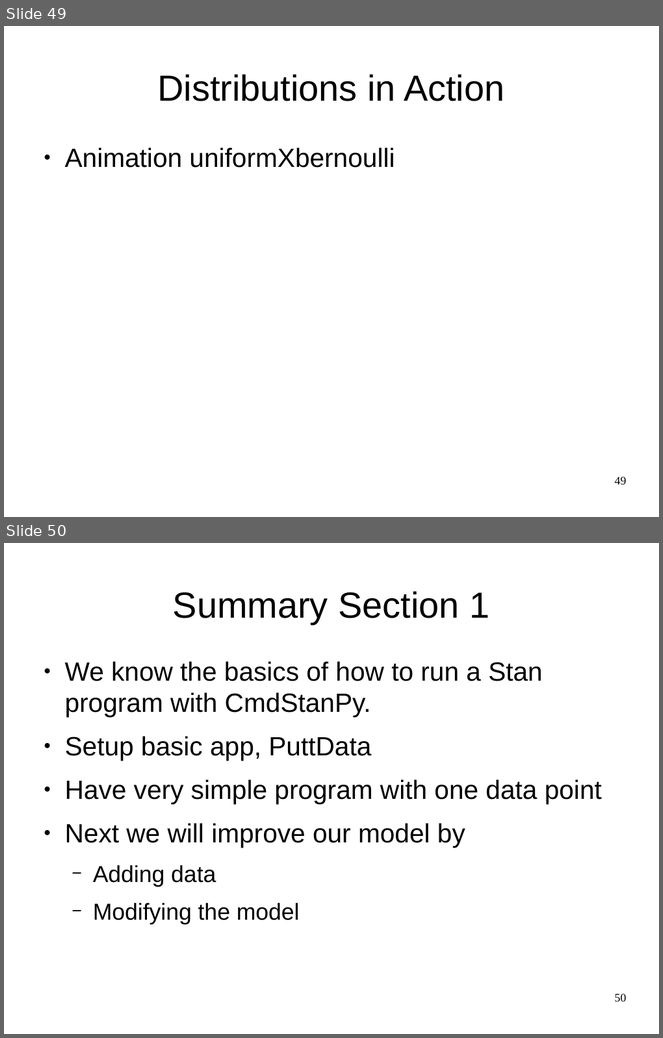
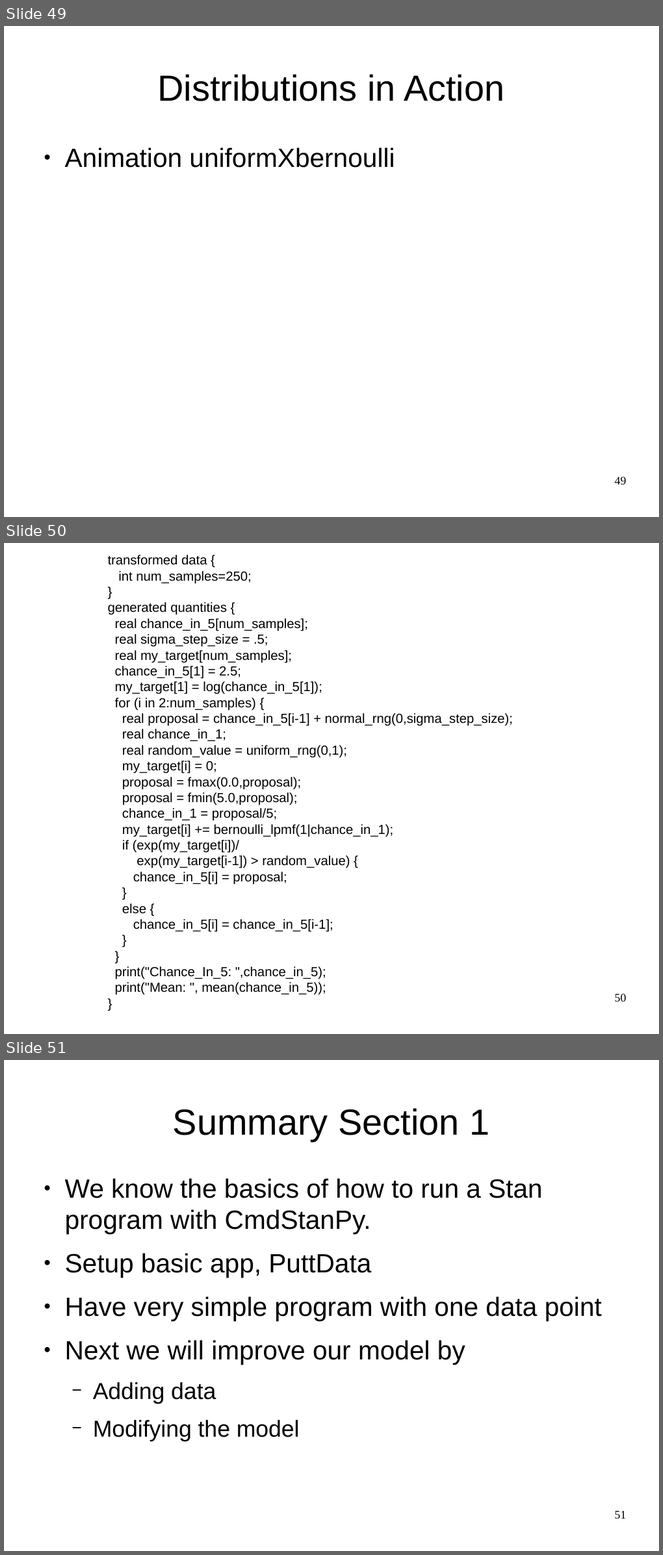
Before and after one commit to breckbaldwin/StanIsThePlanDist, a slide deck: slides/StanIsThePlanPyData.odp. Shown one above the other, each under a label of ours: slides 49 and 50 before the commit, slides 49, 50 and 51 after it. The pictures are 663x1038 and 663x1555 pixels, drawn with LibreOffice and Linux fonts; fonts in the diff are those of the drawing. Boxes give left, top, right and bottom in pixels: in the first picture for what was removed or moved away, otherwise in the second. Text is boxed around its words. In the diff, an @@ line names an element or a change of style, - is before the commit and + after.

```diff
--- a/slides/StanIsThePlanPyData.odp
+++ b/slides/StanIsThePlanPyData.odp
@@ slide 50 added at (4, 543, 659, 1034), background #FFFFFF @@
@@ text added at (108, 555, 513, 995), 16 pt, text #000000 @@
+transformed data {
+int num_samples=250;
+}
+generated quantities {
+real chance_in_5[num_samples];
+real sigma_step_size = .5;
+real my_target[num_samples];
+chance_in_5[1] = 2.5;
+my_target[1] = log(chance_in_5[1]);
+for (i in 2:num_samples) {
+real proposal = chance_in_5[i-1] + normal_rng(0,sigma_step_size);
+real chance_in_1;
+real random_value = uniform_rng(0,1);
+my_target[i] = 0;
+proposal = fmax(0.0,proposal);
+proposal = fmin(5.0,proposal);
+chance_in_1 = proposal/5;
+my_target[i] += bernoulli_lpmf(1|chance_in_1);
+if (exp(my_target[i])/
+exp(my_target[i-1]) > random_value) {
+chance_in_5[i] = proposal;
+}
+else {
+chance_in_5[i] = chance_in_5[i-1];
+}
+}
+print("Chance_In_5: ",chance_in_5);
+print("Mean: ", mean(chance_in_5));
+}
@@ page number added at (615, 994, 627, 1002), 14 pt, text #000000 @@
+50
@@ what was slide 50 is now slide 51 @@
@@ page number at (615, 1511, 627, 1519): text changed @@
-50
+51
```
Also in this commit, not shown: 1 other slide added.
